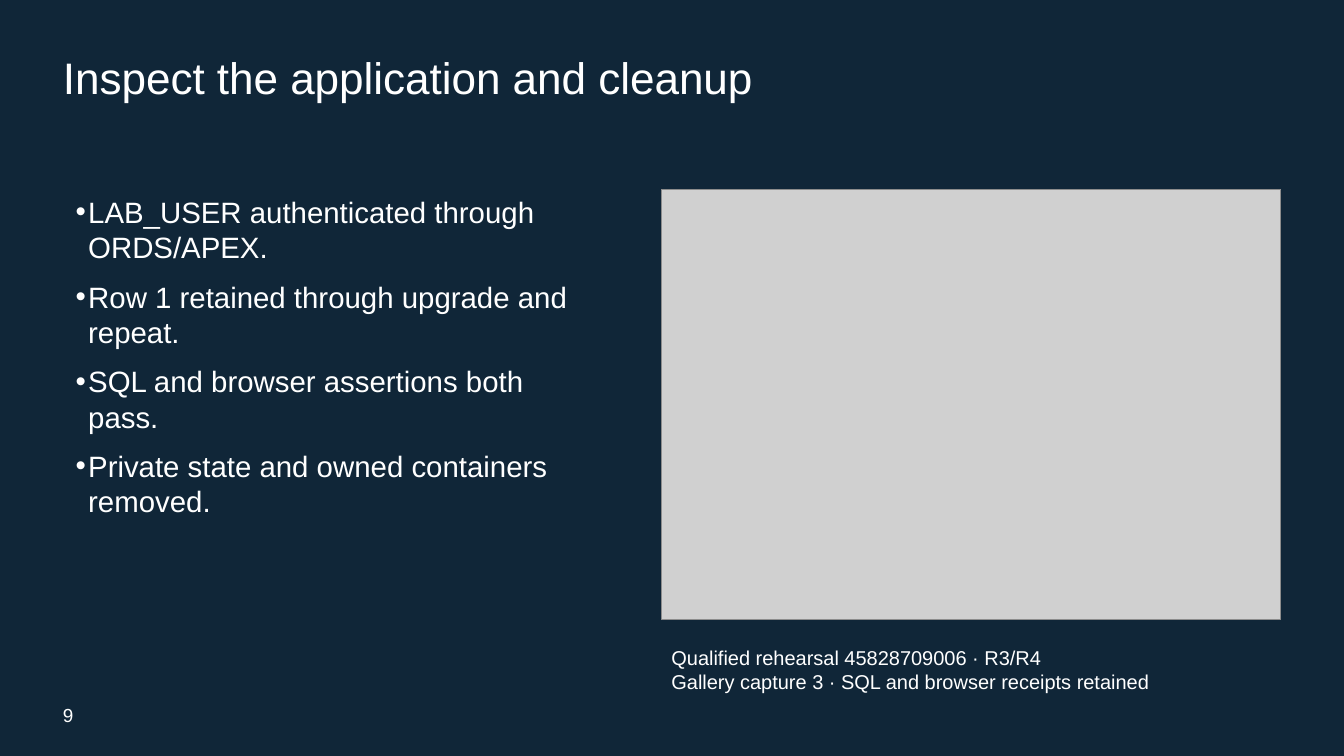
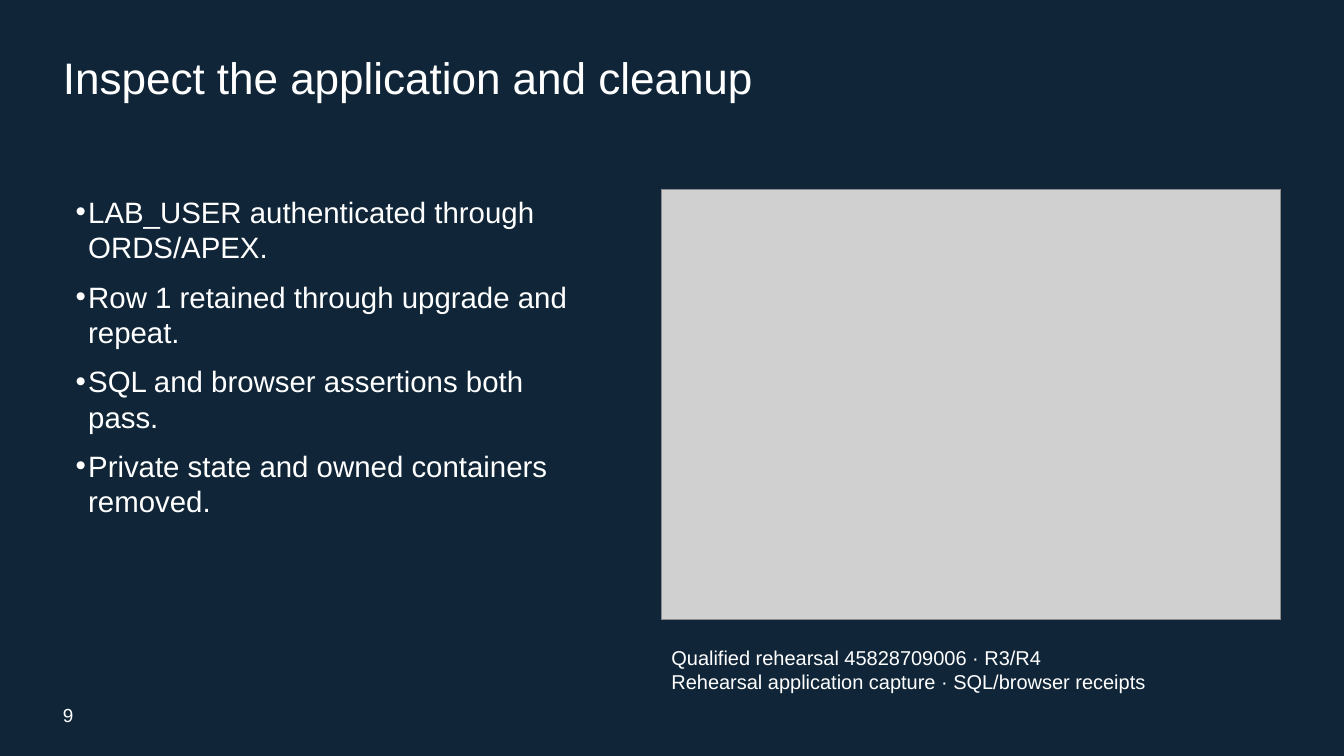
Before and after one commit to rstyczynski/APEX_CICD, a slide deck: slide 9 of progress/E.17/sprint_E.17_increment_demo.pptx. Drawn at 1344x756 pixels with LibreOffice and Linux fonts; fonts in the diff are those of the drawing; grey boxes stand for pictures. Boxes give left, top, right and bottom in pixels: in the first picture for what was removed or moved away, otherwise in the second. Text is boxed around its words. In the diff, an @@ line names an element or a change of style, - is before the commit and + after.

```diff
--- a/progress/E.17/sprint_E.17_increment_demo.pptx
+++ b/progress/E.17/sprint_E.17_increment_demo.pptx
@@ text at [671,674,1145,693]: text changed @@
-Gallery capture 3 · SQL and browser receipts retained
+Rehearsal application capture · SQL/browser receipts
```
Also in this commit, not shown: 8 other slides changed, 2 slides added, 34 other files.
